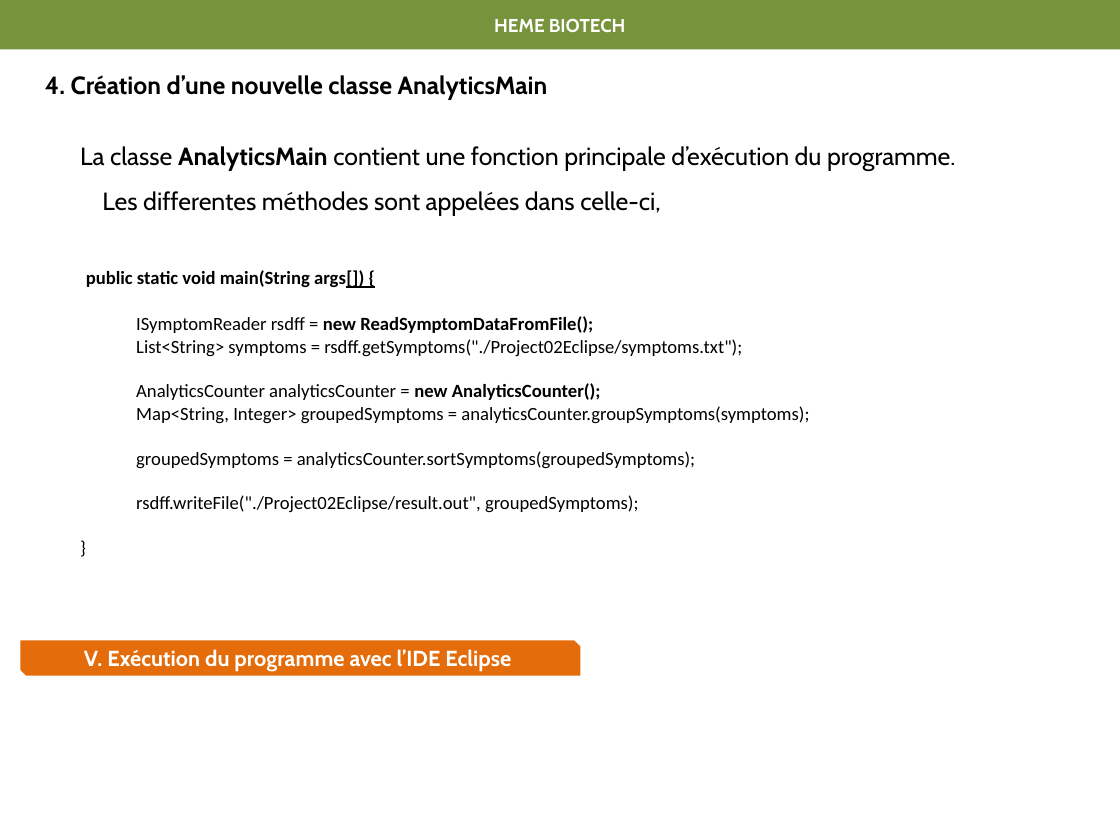
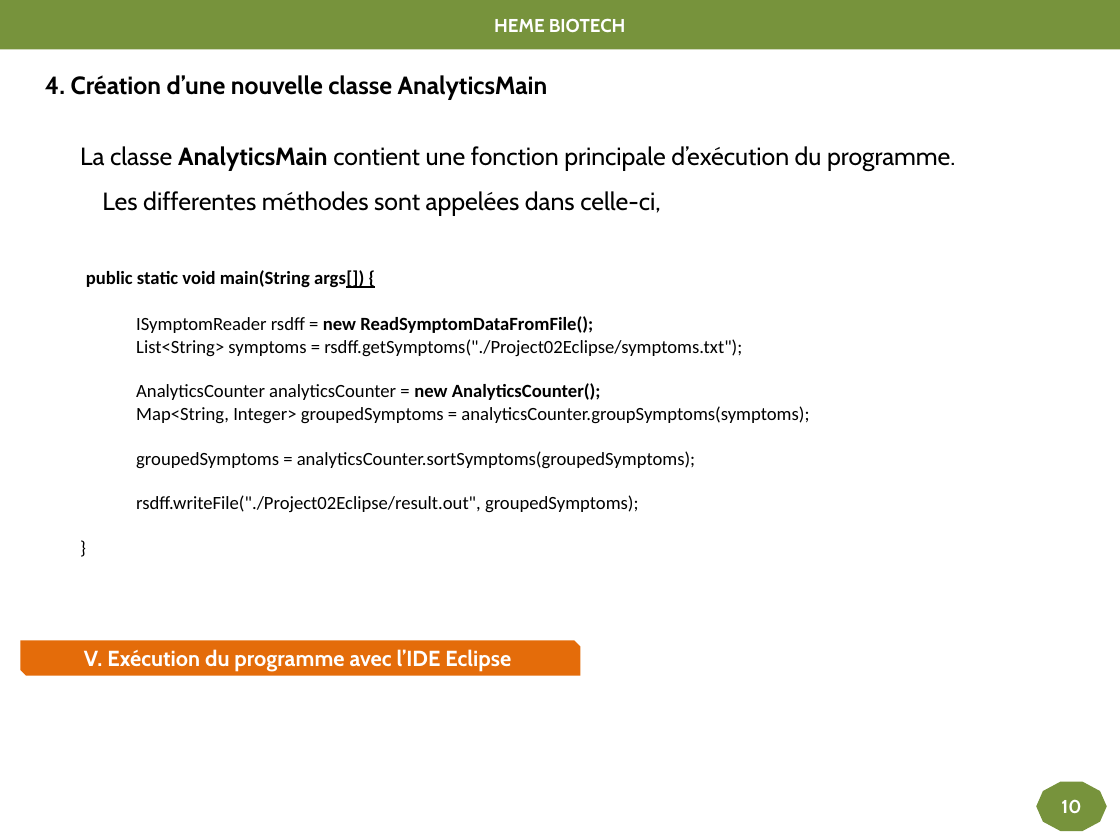
Before and after one commit to bende47/Project_DA_Java_EN_Come_to_the_Rescue_of_a_Java_Application, a slide deck: slide 12 of Projet P2.pptx. Drawn at 1120x840 pixels with LibreOffice and Linux fonts; fonts in the diff are those of the drawing. Boxes give left, top, right and bottom in pixels: in the first picture for what was removed or moved away, otherwise in the second. Text is boxed around its words. In the diff, an @@ line names an element or a change of style, - is before the commit and + after.

```diff
--- a/Projet P2.pptx
+++ b/Projet P2.pptx
@@ decagon added at <box>1036,782,1107,831</box>, fill #77933C, 12 pt, text #FFFFFF, bold @@
+10
```
Also in this commit, not shown: 8 other slides changed.
